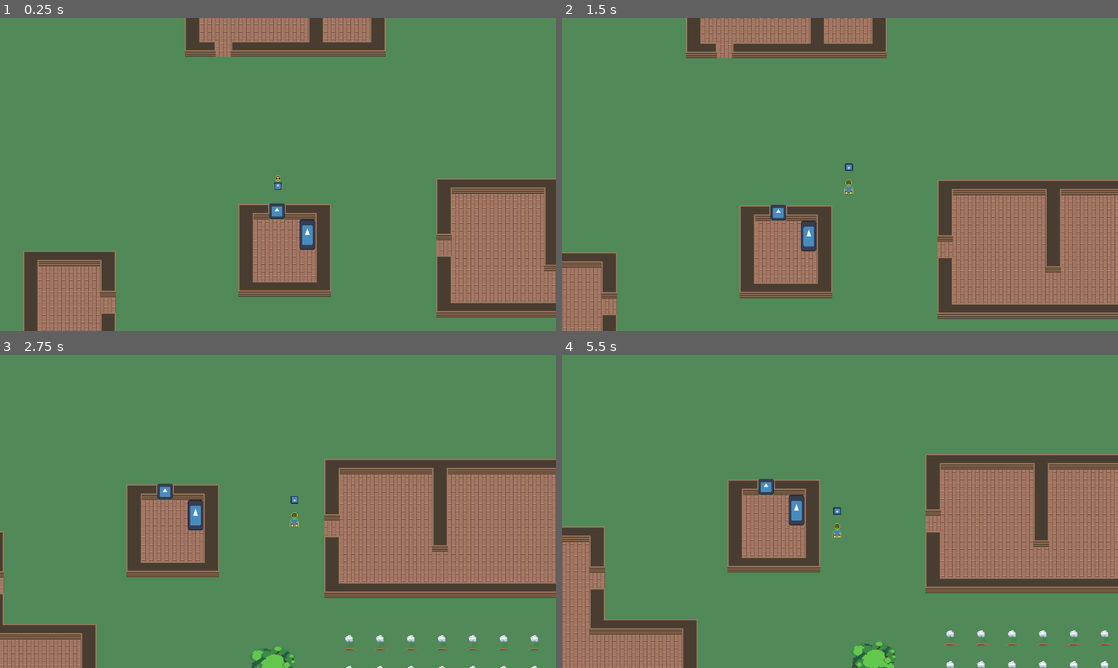
Above: before the commit, frames 1-4 (two rows, left to right).
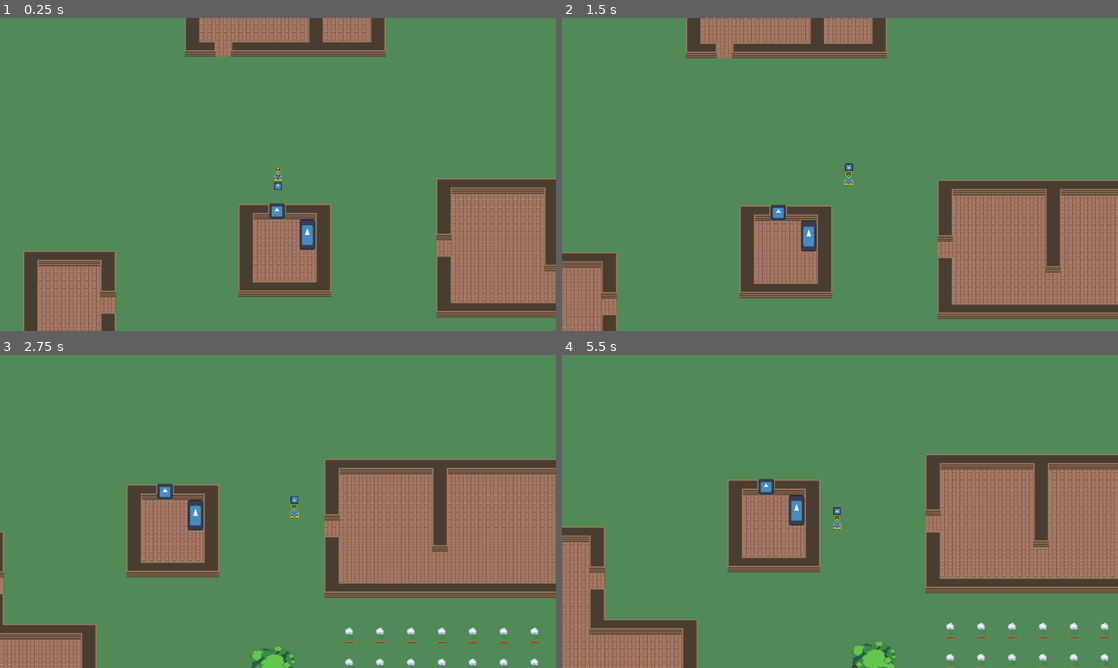
Above: after the commit, the same moments.

Repository: JJPSeno/bgjcalmbeforethestorm
Game: Godot game, scene res://World/world.tscn
Two runs of this game, one before a commit and one after it. Both use one fixed random seed, a clock stepped at 60 frames per second and the inputs below. The engine's default icon, where the game draws it, is replaced by a stand-in: a white triangle on a blue panel in a dark square.
Inputs:
- Up to frame 1 (0.25 s): no input
- Up to frame 2 (1.5 s): tap Enter at 0.5 s; hold D (right) 0.53-1.28 s; hold O (hit) 0.53-1.28 s; tap W (movement) at 0.8, 1.35 s; hold S (down) from 1.28 s (still down)
- Up to frame 3 (2.75 s): tap O (hit) at 1.55 s; release S (down) at 2.03 s; hold D (right) from 2.03 s (still down); hold O (hit) from 2.03 s (still down); tap W (movement) at 2.3 s
- Up to frame 4 (5.5 s): release O (hit) at 2.78 s; tap W (movement) at 2.85, 3.8, 4.35, 5.3 s; tap O (hit) at 3.05, 4.55 s; release D (right) at 3.53 s; hold O (hit) 3.53-4.28 s; hold A (left) 3.53-5.03 s; hold S (down) from 5.03 s (still down); hold O (hit) from 5.03 s (still down)

The runs differ from the first frame. In frame 1, less than 0.1% of the frame differs, in the area x 49-51%, y 47-55%; in frame 2, 0.1%; in frame 3, 0.8%; in frame 4, 0.9%, in the area x 48-100%, y 51-100%.

Commit message:
add interactable; updated meteor node; updated cotton node; updated test_level

Diff:
--- /dev/null
+++ b/Components/interactable.gd
@@ -0,0 +1,9 @@
+extends Node
+
+@export var parent : Node2D
+
+
+func _on_area_entered(area: Area2D) -> void:
+	print("entered")
+	if (parent != null) and parent.has_method("interact") and area.is_in_group("weapon"):
+		parent.interact()
--- a/Components/interactable.tscn
+++ b/Components/interactable.tscn
@@ -1,10 +1,13 @@
-[gd_scene load_steps=2 format=3 uid="uid://d1bgpstwhe7dn"]
+[gd_scene load_steps=3 format=3 uid="uid://ub47qa11wspb"]
 
-[sub_resource type="GDScript" id="GDScript_g7eph"]
-script/source = "extends Node
+[ext_resource type="Script" path="res://Components/interactable.gd" id="1_q2p4v"]
 
-@export var base_area : Area2D
-"
+[sub_resource type="RectangleShape2D" id="RectangleShape2D_llb38"]
 
-[node name="Interactable" type="Node"]
-script = SubResource("GDScript_g7eph")
+[node name="Interactable" type="Area2D"]
+script = ExtResource("1_q2p4v")
+
+[node name="CollisionShape2D" type="CollisionShape2D" parent="."]
+shape = SubResource("RectangleShape2D_llb38")
+
+[connection signal="area_entered" from="." to="." method="_on_area_entered"]
--- a/Entities/Cotton/Cotton.tscn
+++ b/Entities/Cotton/Cotton.tscn
@@ -1,10 +1,19 @@
-[gd_scene load_steps=2 format=3 uid="uid://w03ka4ghj5jh"]
+[gd_scene load_steps=4 format=3 uid="uid://w03ka4ghj5jh"]
 
 [ext_resource type="Texture2D" uid="uid://b5mx8mfjsxgsq" path="res://Assets/entities/cotton.png" id="1_gkyyr"]
+[ext_resource type="Script" path="res://Entities/Cotton/cotton.gd" id="1_rg7ng"]
+[ext_resource type="PackedScene" uid="uid://ub47qa11wspb" path="res://Components/interactable.tscn" id="2_241lt"]
 
 [node name="Cotton" type="Node2D"]
 y_sort_enabled = true
+script = ExtResource("1_rg7ng")
+
+[node name="Interactable" parent="." node_paths=PackedStringArray("parent") instance=ExtResource("2_241lt")]
+collision_layer = 16
+collision_mask = 6
+parent = NodePath("..")
 
 [node name="Sprite2D" type="Sprite2D" parent="."]
+position = Vector2(0, -15)
 texture = ExtResource("1_gkyyr")
 offset = Vector2(0, 16)
--- /dev/null
+++ b/Entities/Cotton/cotton.gd
@@ -0,0 +1,5 @@
+extends Node2D
+
+
+func interact():
+	print("You have interacted with cotton")
--- a/Entities/Meteor/Meteor.tscn
+++ b/Entities/Meteor/Meteor.tscn
@@ -1,10 +1,27 @@
-[gd_scene load_steps=2 format=3 uid="uid://vyrr7a6mt5kv"]
+[gd_scene load_steps=5 format=3 uid="uid://vyrr7a6mt5kv"]
 
+[ext_resource type="Script" path="res://Entities/Meteor/meteor.gd" id="1_tui2r"]
 [ext_resource type="Texture2D" uid="uid://bc2j85wdvtsn6" path="res://Assets/entities/meteor.png" id="1_ymg6b"]
+[ext_resource type="PackedScene" uid="uid://ub47qa11wspb" path="res://Components/interactable.tscn" id="3_35ka4"]
+
+[sub_resource type="RectangleShape2D" id="RectangleShape2D_wqk6c"]
+size = Vector2(100, 80)
 
 [node name="Meteor" type="Node2D"]
+script = ExtResource("1_tui2r")
 
 [node name="Sprite2D" type="Sprite2D" parent="."]
 scale = Vector2(2, 2)
 texture = ExtResource("1_ymg6b")
 offset = Vector2(32, 4)
+
+[node name="Interactable" parent="." node_paths=PackedStringArray("parent") instance=ExtResource("3_35ka4")]
+position = Vector2(0, 12)
+collision_layer = 64
+collision_mask = 4
+parent = NodePath("..")
+
+[node name="CollisionShape2D" parent="Interactable" index="0"]
+shape = SubResource("RectangleShape2D_wqk6c")
+
+[editable path="Interactable"]
--- /dev/null
+++ b/Entities/Meteor/meteor.gd
@@ -0,0 +1,5 @@
+extends Node2D
+
+
+func interact():
+	print("You have interacted with meteor")
--- a/Entities/Player/Weapon/weapon.tscn
+++ b/Entities/Player/Weapon/weapon.tscn
@@ -4,7 +4,9 @@
 
 [sub_resource type="CapsuleShape2D" id="CapsuleShape2D_tu1nm"]
 
-[node name="Weapon" type="Area2D"]
+[node name="Weapon" type="Area2D" groups=["weapon"]]
+collision_layer = 4
+collision_mask = 56
 
 [node name="Sprite2D" type="Sprite2D" parent="."]
 scale = Vector2(0.126, 0.126)
--- a/Entities/Player/player.gd
+++ b/Entities/Player/player.gd
@@ -7,56 +7,85 @@
 var direction := Vector2.ZERO
 var target_velocity := Vector2.ZERO
 var current_facing : int
+var can_swing := true
+
 @onready var weapon_pivot: Node2D = $WeaponPivot
+@onready var weapon: Area2D = $WeaponPivot/Weapon
 @onready var animated_sprite_2d: AnimatedSprite2D = $AnimatedSprite2D
 
 enum FacingDirection {UP, RIGHT, DOWN, LEFT}
 
 
 func _ready() -> void:
-    current_facing = FacingDirection.DOWN
+	weapon.monitorable = false
+	weapon.monitoring = false
+	current_facing = FacingDirection.DOWN
 
 
 func _input(event: InputEvent) -> void:
-    if event.is_action_pressed("movement"):
-        if event.is_action_pressed("up"):
-            change_facing(FacingDirection.UP)
-        elif event.is_action_pressed("right"):
-            change_facing(FacingDirection.RIGHT)
-        elif event.is_action_pressed("down"):
-            change_facing(FacingDirection.DOWN)
-        elif event.is_action_pressed("left"):
-            change_facing(FacingDirection.LEFT)
+	if event.is_action_pressed("movement"):
+		if event.is_action_pressed("up"):
+			change_facing(FacingDirection.UP)
+		elif event.is_action_pressed("right"):
+			change_facing(FacingDirection.RIGHT)
+		elif event.is_action_pressed("down"):
+			change_facing(FacingDirection.DOWN)
+		elif event.is_action_pressed("left"):
+			change_facing(FacingDirection.LEFT)
 
-    if event.is_action_pressed("hit"):
-        pass
+	if event.is_action_pressed("hit") and can_swing:
+		swing_weapon()
 
 
 func _physics_process(delta: float) -> void:
-    direction = Input.get_vector("left","right","up","down")
-    if direction:
-        target_velocity = direction * SPEED
-        # use of framerate indipendent lerp for acceleration and deceleration
-        velocity = velocity.lerp(target_velocity, 1 - exp(-acceleration * delta))
-    else:
-        velocity = velocity.lerp(Vector2.ZERO, 1 - exp(-friction * delta))
-    move_and_slide()
+	direction = Input.get_vector("left","right","up","down")
+	if direction:
+		target_velocity = direction * SPEED
+		# use of framerate indipendent lerp for acceleration and deceleration
+		velocity = velocity.lerp(target_velocity, 1 - exp(-acceleration * delta))
+	else:
+		velocity = velocity.lerp(Vector2.ZERO, 1 - exp(-friction * delta))
+	move_and_slide()
 
 
-func change_facing(new_facing_direction: FacingDirection):
-    # can make this more efficient using strings I think, but w/e
-    if new_facing_direction != current_facing:
-        current_facing = new_facing_direction
-        match new_facing_direction:
-            FacingDirection.UP:
-                animated_sprite_2d.animation = "face_up"
-                weapon_pivot.rotation_degrees = 180
-            FacingDirection.RIGHT:
-                animated_sprite_2d.animation = "face_right"
-                weapon_pivot.rotation_degrees = 270
-            FacingDirection.DOWN:
-                animated_sprite_2d.animation = "face_down"
-                weapon_pivot.rotation_degrees = 0
-            FacingDirection.LEFT:
-                animated_sprite_2d.animation = "face_left"
-                weapon_pivot.rotation_degrees = 90
+func change_facing(new_facing_direction: FacingDirection) -> void:
+	# can make this more efficient using strings I think, but w/e
+	if new_facing_direction != current_facing:
+		current_facing = new_facing_direction
+		match new_facing_direction:
+			FacingDirection.UP:
+				animated_sprite_2d.animation = "face_up"
+				weapon_pivot.rotation_degrees = 180
+			FacingDirection.RIGHT:
+				animated_sprite_2d.animation = "face_right"
+				weapon_pivot.rotation_degrees = 270
+			FacingDirection.DOWN:
+				animated_sprite_2d.animation = "face_down"
+				weapon_pivot.rotation_degrees = 0
+			FacingDirection.LEFT:
+				animated_sprite_2d.animation = "face_left"
+				weapon_pivot.rotation_degrees = 90
+
+
+func swing_weapon() -> void:
+	can_swing = false
+	set_weapon_monitor(true)
+	create_weapon_active_timer()
+
+func create_weapon_active_timer() -> void:
+	var timer := Timer.new()
+	add_child(timer)
+	timer.wait_time = 0.7
+	timer.one_shot = true
+	timer.start()
+	timer.connect("timeout", _on_timer_timeout.bind(timer))
+
+
+func set_weapon_monitor(value: bool):
+	weapon.monitorable = value
+	weapon.monitoring = value
+
+func _on_timer_timeout(timer: Timer) -> void:
+	can_swing = true
+	set_weapon_monitor(false)
+	timer.queue_free()
--- a/Entities/Player/player.tscn
+++ b/Entities/Player/player.tscn
@@ -92,12 +92,15 @@
 
 [node name="Player" type="CharacterBody2D"]
 y_sort_enabled = true
+collision_layer = 2
+collision_mask = 57
 script = ExtResource("1_r6anq")
 
 [node name="CollisionShape2D" type="CollisionShape2D" parent="."]
 shape = SubResource("RectangleShape2D_1dn3k")
 
 [node name="AnimatedSprite2D" type="AnimatedSprite2D" parent="."]
+position = Vector2(0, -18)
 sprite_frames = SubResource("SpriteFrames_ub51t")
 animation = &"face_left"
 autoplay = "face_down"
--- a/World/TestLevel/test_level.tscn
+++ b/World/TestLevel/test_level.tscn
@@ -1,12 +1,16 @@
-[gd_scene load_steps=3 format=3 uid="uid://c66o8lh8t5n5"]
+[gd_scene load_steps=4 format=3 uid="uid://c66o8lh8t5n5"]
 
 [ext_resource type="PackedScene" uid="uid://bhnoos5wf8m37" path="res://Entities/Player/player.tscn" id="1_g6413"]
-[ext_resource type="PackedScene" uid="uid://botne6bigty57" path="res://Entities/Trees/Tree2.tscn" id="2_kmm2g"]
+[ext_resource type="PackedScene" uid="uid://w03ka4ghj5jh" path="res://Entities/Cotton/Cotton.tscn" id="2_lbnyw"]
+[ext_resource type="PackedScene" uid="uid://vyrr7a6mt5kv" path="res://Entities/Meteor/Meteor.tscn" id="3_ivbk8"]
 
 [node name="TestLevel" type="Node2D"]
 
+[node name="Cotton" parent="." instance=ExtResource("2_lbnyw")]
+position = Vector2(194.456, 57.2953)
+
+[node name="Meteor" parent="." instance=ExtResource("3_ivbk8")]
+position = Vector2(244.743, 184.241)
+
 [node name="Player" parent="." instance=ExtResource("1_g6413")]
 position = Vector2(128, 85)
-
-[node name="Tree 2" parent="." instance=ExtResource("2_kmm2g")]
-position = Vector2(303.351, 7.79822)
--- a/project.godot
+++ b/project.godot
@@ -69,6 +69,16 @@
 ]
 }
 
+[layer_names]
+
+2d_physics/layer_1="world"
+2d_physics/layer_2="player"
+2d_physics/layer_3="weapon"
+2d_physics/layer_4="enemy"
+2d_physics/layer_5="harvestable"
+2d_physics/layer_6="npc"
+2d_physics/layer_7="meteor"
+
 [rendering]
 
 textures/canvas_textures/default_texture_filter=0
